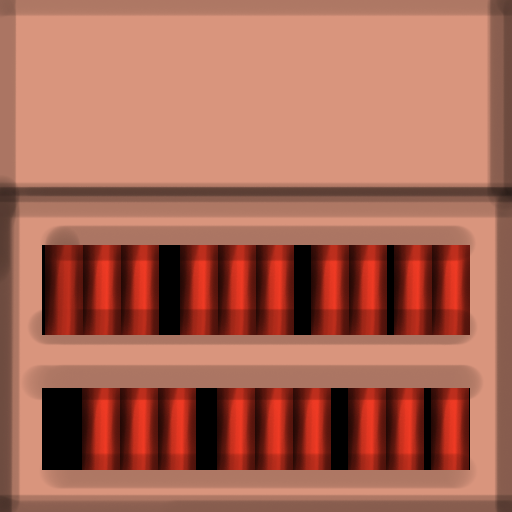
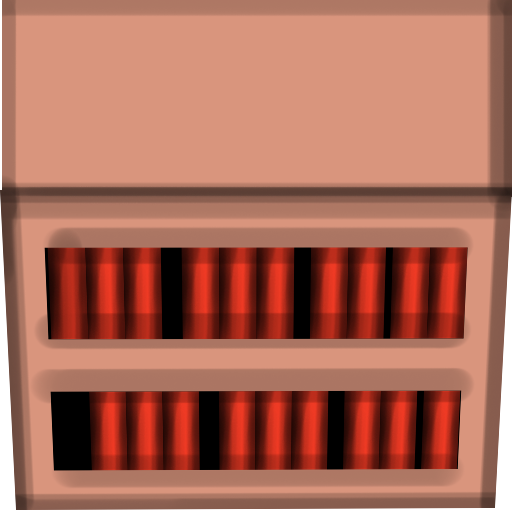
Layered file, before and after one edit (512 × 512). Changes by layer:
removed layer "Layer 1 copy 3" over [0, 0, 512, 512]
removed group "Books" (19 layers) over [45, 244, 470, 479]
renamed "Layer 0" to "Pasted Layer", painted on it over [0, 0, 512, 512]
renamed "Layer 2 copy 5" to "Books", moved it out of group "Books", painted on it over [0, 189, 512, 510]
removed layer "Layer 2 copy 6" (1st of 9, in "Books") from group "Books" over [431, 388, 469, 479]
removed layer "Layer 2 copy 6" (2nd of 9, in "Books") from group "Books" over [386, 388, 424, 470]
removed layer "Layer 2 copy 6" (3rd of 9, in "Books") from group "Books" over [348, 388, 386, 470]
removed layer "Layer 2 copy 6" (4th of 9, in "Books") from group "Books" over [293, 388, 331, 470]
removed layer "Layer 2 copy 6" (5th of 9, in "Books") from group "Books" over [255, 388, 293, 470]
removed layer "Layer 2 copy 6" (7th of 9, in "Books") from group "Books" over [158, 388, 196, 471]
removed layer "Layer 2 copy 6" (8th of 9, in "Books") from group "Books" over [120, 388, 158, 471]
removed layer "Layer 2 copy 6" (9th of 9, in "Books") from group "Books" over [82, 388, 120, 471]
removed layer "Layer 2 copy 5" (2nd of 2, in "Books") from group "Books" over [394, 245, 432, 335]
removed layer "Layer 2 copy 4" (1st of 2, in "Books") from group "Books" over [349, 245, 387, 335]
removed layer "Layer 2 copy 4" (2nd of 2, in "Books") from group "Books" over [311, 245, 349, 335]
removed layer "Layer 2 copy 3" (1st of 3, in "Books") from group "Books" over [256, 245, 294, 335]
removed layer "Layer 2 copy 3" (2nd of 3, in "Books") from group "Books" over [218, 245, 256, 335]
removed layer "Layer 2 copy 3" (3rd of 3, in "Books") from group "Books" over [180, 245, 218, 335]
removed layer "Layer 2 copy 2" from group "Books" over [121, 245, 159, 335]
removed layer "Layer 2 copy" from group "Books" over [83, 245, 121, 335]
removed layer "Layer 2" from group "Books" over [45, 244, 83, 335]
…and 1 more changes (1 removed)
